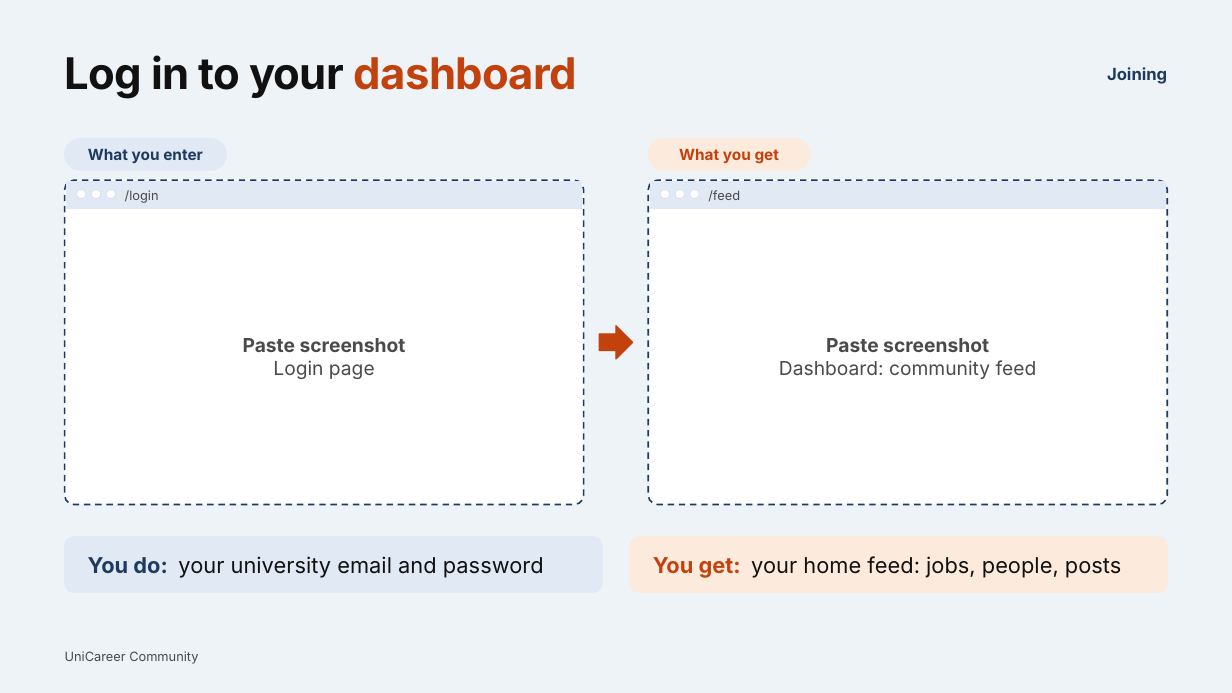
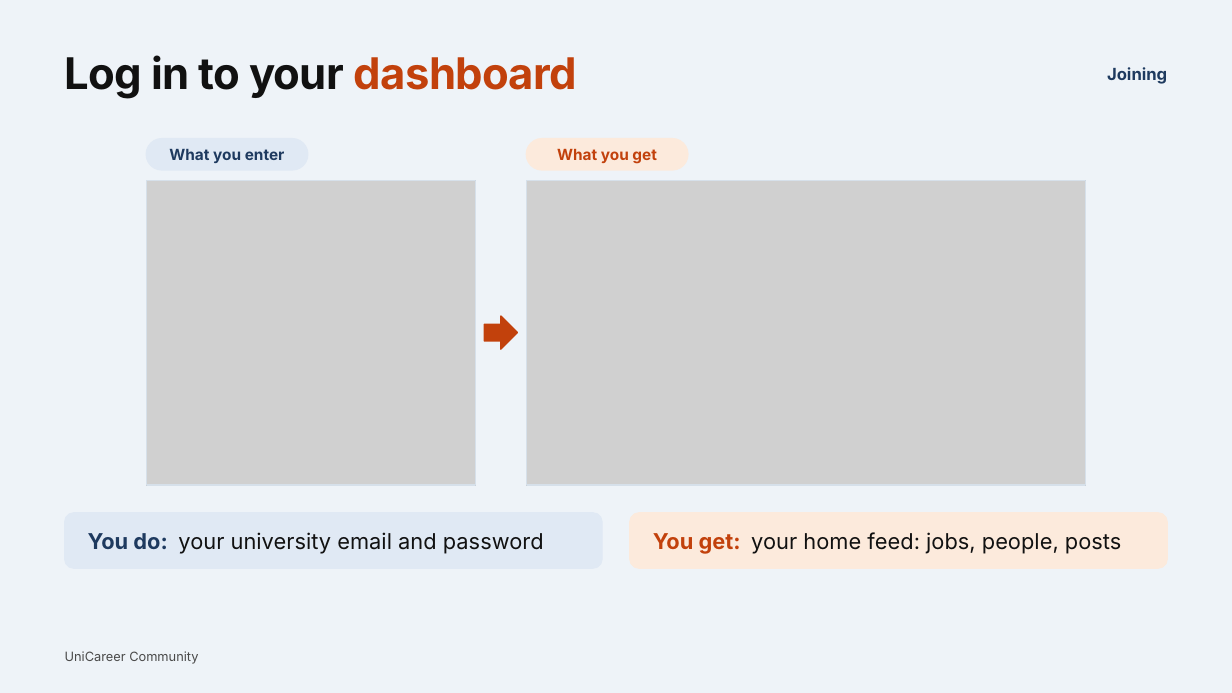
Before and after one commit to sooooojib/CAMPUS_JOB_HUNTING, a slide deck: slide 6 of presentation/UniCareer_Chapter5.pptx (slide 2 before the commit). Drawn at 1232x693 pixels with LibreOffice and Linux fonts; fonts in the diff are those of the drawing; grey boxes stand for pictures. Boxes give left, top, right and bottom in pixels: in the first picture for what was removed or moved away, otherwise in the second. Text is boxed around its words. In the diff, an @@ line names an element or a change of style, - is before the commit and + after.

Commit message:
feat(auth): complete verification lifecycle with approval email dispatch and pre-approval login gate
- Require email confirmation click to submit verification request to Admin Dashboard
- Dispatch official approval email to user inbox upon administrator approval
- Enforce strict pre-approval login gate on client and server layout until admin approves
- Provide dedicated awaiting approval UI and update email verification screens
- Update project documentation and unit test coverage

```diff
--- a/presentation/UniCareer_Chapter5.pptx
+++ b/presentation/UniCareer_Chapter5.pptx
@@ text "What you enter": place and size @@
-text "What you enter" at box(88, 149, 203, 163)
+text "What you enter" at box(169, 149, 285, 163)
@@ rounded rectangle: place and size @@
-rounded rectangle at box(65, 139, 226, 170)
+rounded rectangle at box(146, 139, 308, 170)
@@ text "What you get": place and size @@
-text "What you get" at box(679, 149, 780, 164)
+text "What you get" at box(557, 149, 657, 164)
@@ rounded rectangle: place and size @@
-rounded rectangle at box(649, 139, 811, 170)
+rounded rectangle at box(527, 139, 689, 170)
@@ rounded rectangle removed at box(65, 180, 584, 505) @@
@@ rectangle removed at box(67, 182, 582, 208) @@
@@ ellipse removed at box(77, 189, 86, 199) @@
@@ ellipse removed at box(91, 189, 101, 199) @@
@@ ellipse removed at box(106, 189, 116, 199) @@
@@ text removed at box(125, 190, 159, 203) @@
-/login
@@ picture added at box(146, 180, 475, 485) @@
@@ rectangle added at box(146, 180, 475, 485), outline #D6E0EA 1 pt @@
@@ rectangle: place and size @@
-rectangle at box(649, 180, 1168, 505)
+rectangle at box(527, 180, 1087, 485)
@@ rectangle at box(527, 180, 1087, 485): rounded rectangle to rectangle; fill #FFFFFF to none; outline #1E3A5F 1.25 pt dashed to #D6E0EA 1 pt @@
@@ picture added at box(527, 180, 1087, 485) @@
@@ rectangle removed at box(651, 182, 1166, 208) @@
@@ ellipse removed at box(661, 189, 670, 199) @@
@@ ellipse removed at box(676, 189, 685, 199) @@
@@ ellipse removed at box(690, 189, 700, 199) @@
@@ text removed at box(708, 190, 740, 202) @@
-/feed
@@ right arrow: place and size @@
-right arrow at box(600, 326, 633, 360)
+right arrow at box(484, 316, 518, 349)
@@ text removed at box(243, 338, 406, 379) @@
-Paste screenshot
-Login page
@@ text removed at box(779, 338, 1037, 379) @@
-Paste screenshot
-Dashboard: community feed
@@ 2 texts, 2 rounded rectangles: place and size @@
-2 texts, 2 rounded rectangles at box(65, 537, 1168, 592)
+2 texts, 2 rounded rectangles at box(65, 513, 1168, 568)
```
Also in this commit, not shown: 1 other slide changed, 7 slides added, 18 other files.
